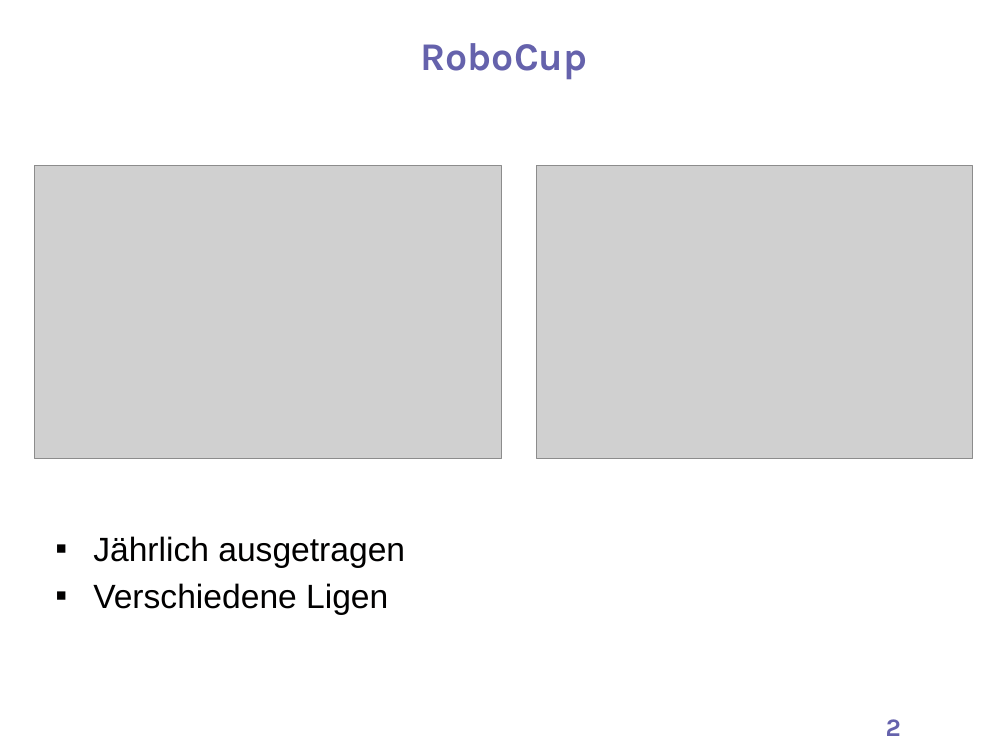
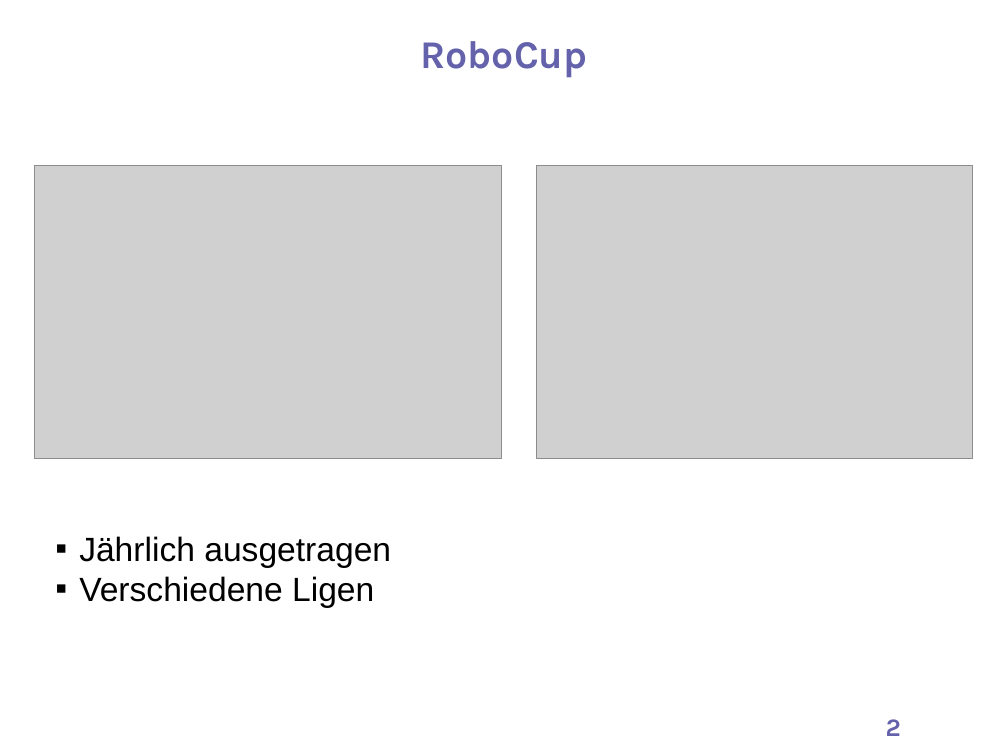
Before and after one commit to gerhardkurz/roboZen, a slide deck: slide 2 of presentation/1/praesentation1 (1).pptx. Drawn at 1008x756 pixels with LibreOffice and Linux fonts; fonts in the diff are those of the drawing; grey boxes stand for pictures; background and template pictures are left out. Boxes give left, top, right and bottom in pixels: in the first picture for what was removed or moved away, otherwise in the second. Text is boxed around its words. In the diff, an @@ line names an element or a change of style, - is before the commit and + after.

```diff
--- a/presentation/1/praesentation1 (1).pptx
+++ b/presentation/1/praesentation1 (1).pptx
@@ text "RoboCup" at [421, 41, 588, 78]: line spacing 1.1 to 1 @@
@@ text "Jährlich ausgetragen" at [79, 536, 391, 608]: indent changed; less space between paragraphs @@
```
Also in this commit, not shown: 3 other slides changed, 3 slides added, 1 other file.
